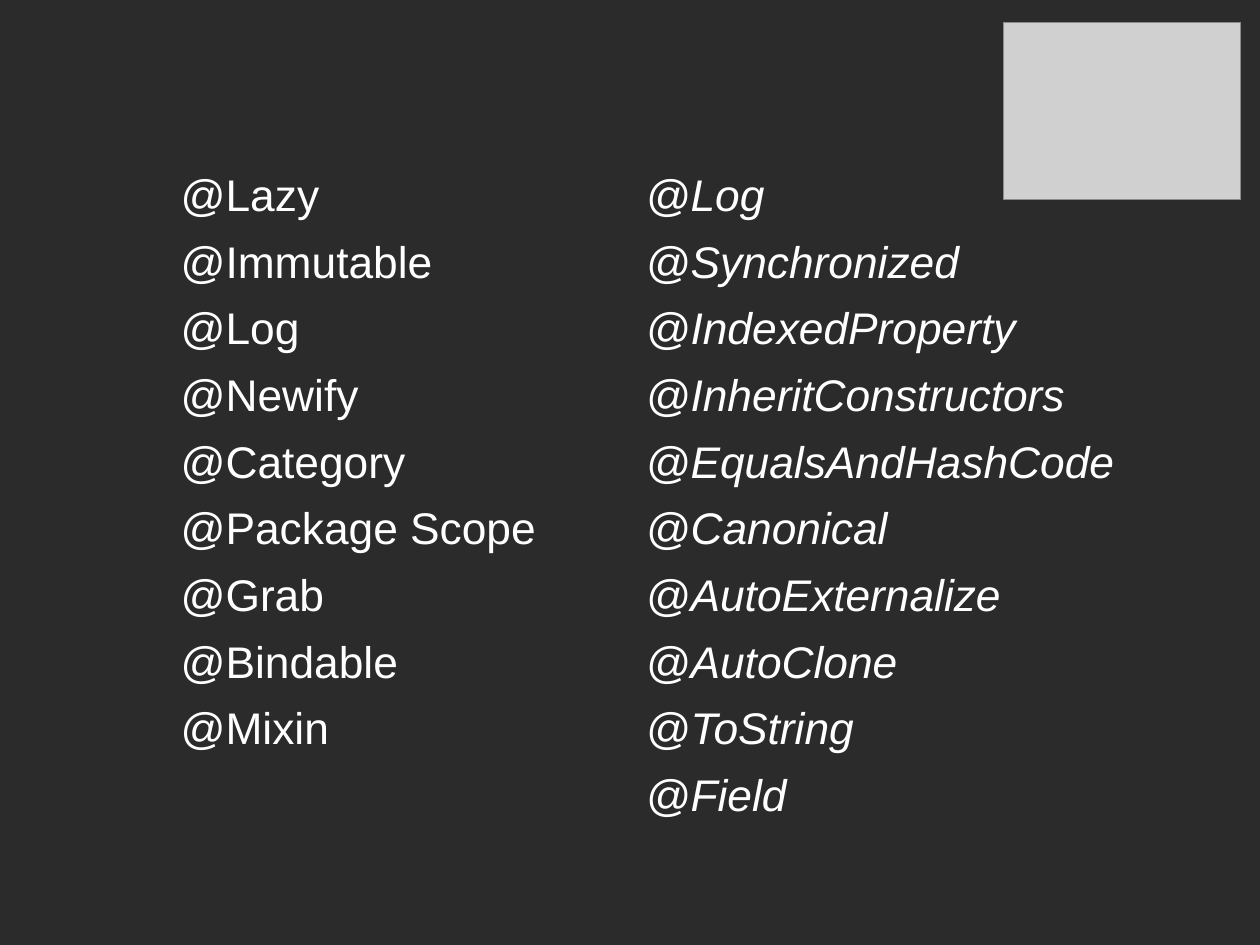
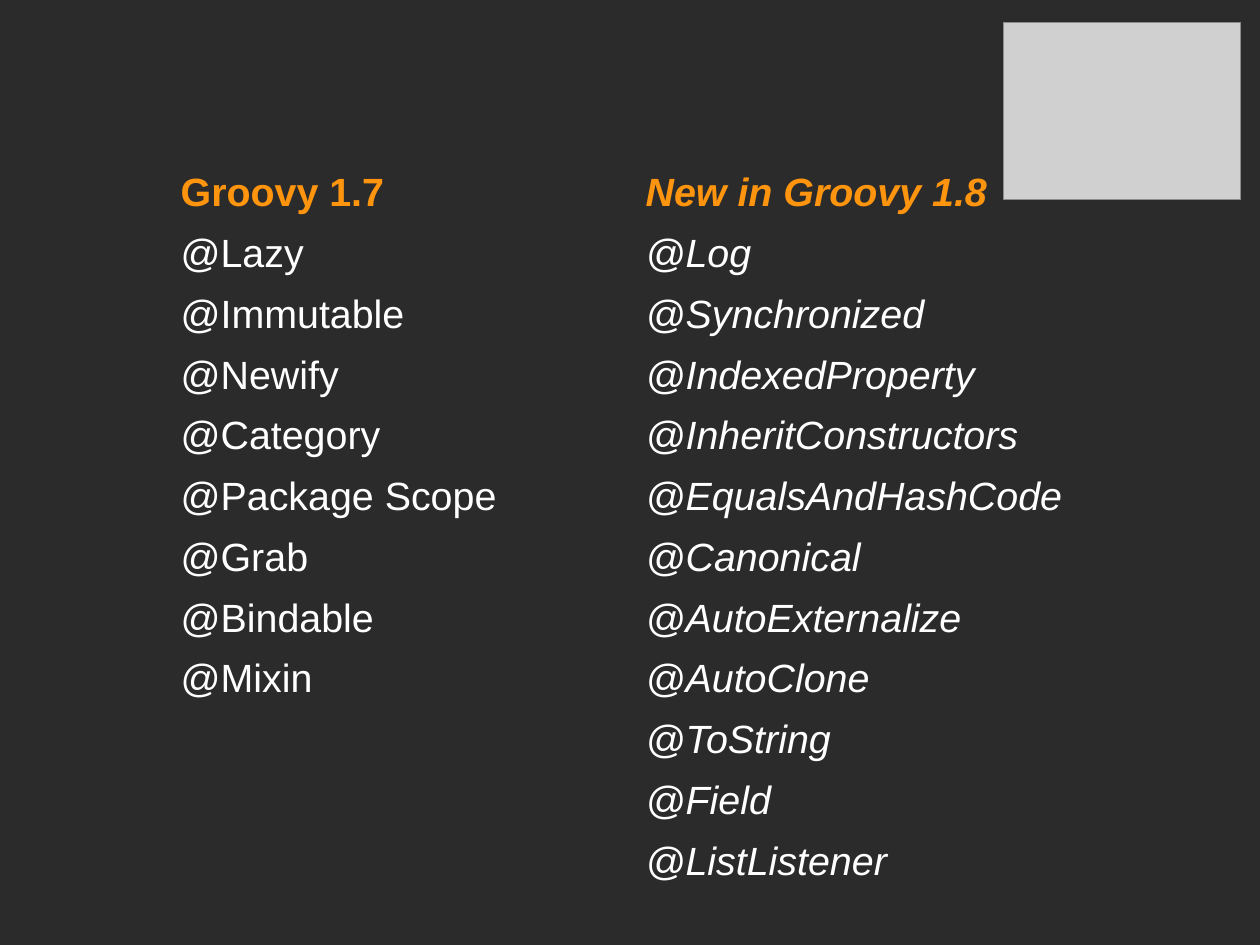
Before and after one commit to HamletDRC/presentations, a slide deck: slide 16 of asttransformations/asttransforms_devoxx.odp. Drawn at 1260x945 pixels with LibreOffice and Linux fonts; fonts in the diff are those of the drawing; grey boxes stand for pictures; background and template pictures are left out; a plain dark background stands for a picture behind light text. Boxes give left, top, right and bottom in pixels: in the first picture for what was removed or moved away, otherwise in the second. Text is boxed around its words. In the diff, an @@ line names an element or a change of style, - is before the commit and + after.

```diff
--- a/asttransformations/asttransforms_devoxx.odp
+++ b/asttransformations/asttransforms_devoxx.odp
@@ text at (181,178,384,214): paragraph added @@
+Groovy 1.7
@@ text at (646,177,987,214): paragraph added @@
+New in Groovy 1.8
@@ text at (181,238,497,698): size 36 to 32 pt in "@Lazy", "@Immutable", "@Newify", "@Category" and 4 more places @@
@@ text at (646,238,1062,820): size 36 to 32 pt in "@Log", "@Synchronized", "@IndexedProperty", "@InheritConstructors" and 6 more places @@
@@ text at (181,312,300,353): paragraph removed @@
-@Log
@@ text at (646,846,887,881): paragraph added @@
+@ListListener
```
Also in this commit, not shown: 5 other slides changed, 1 slide added, 3 slides removed, 4 other files.
